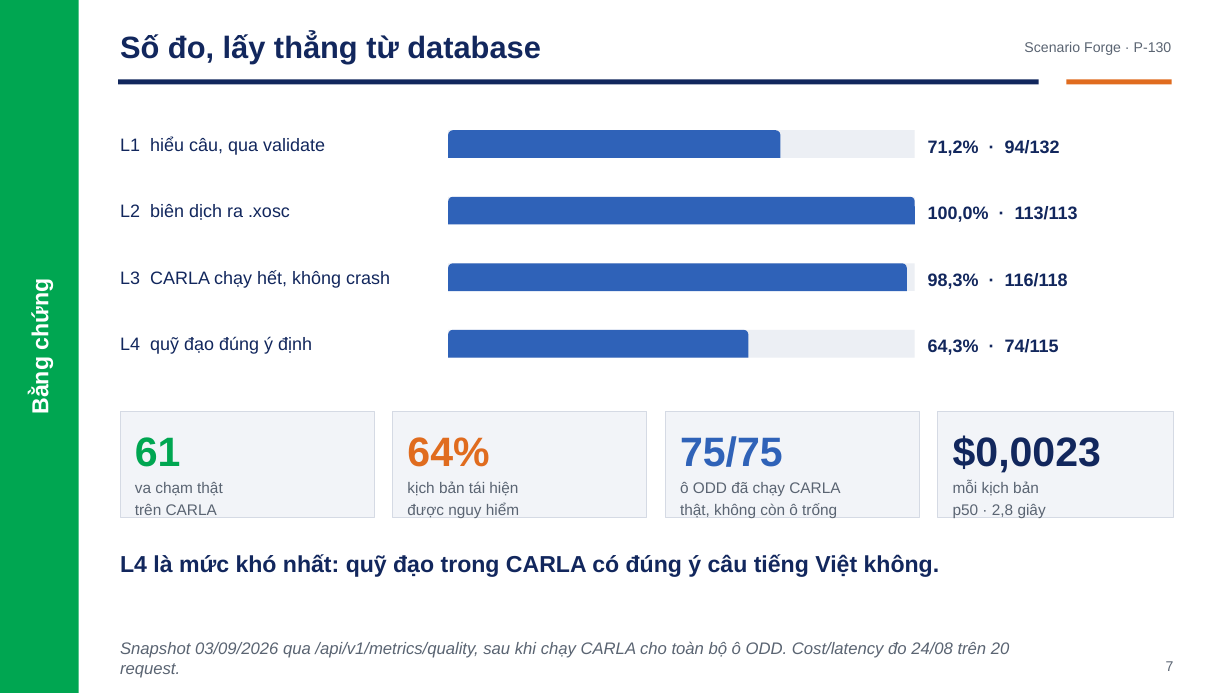
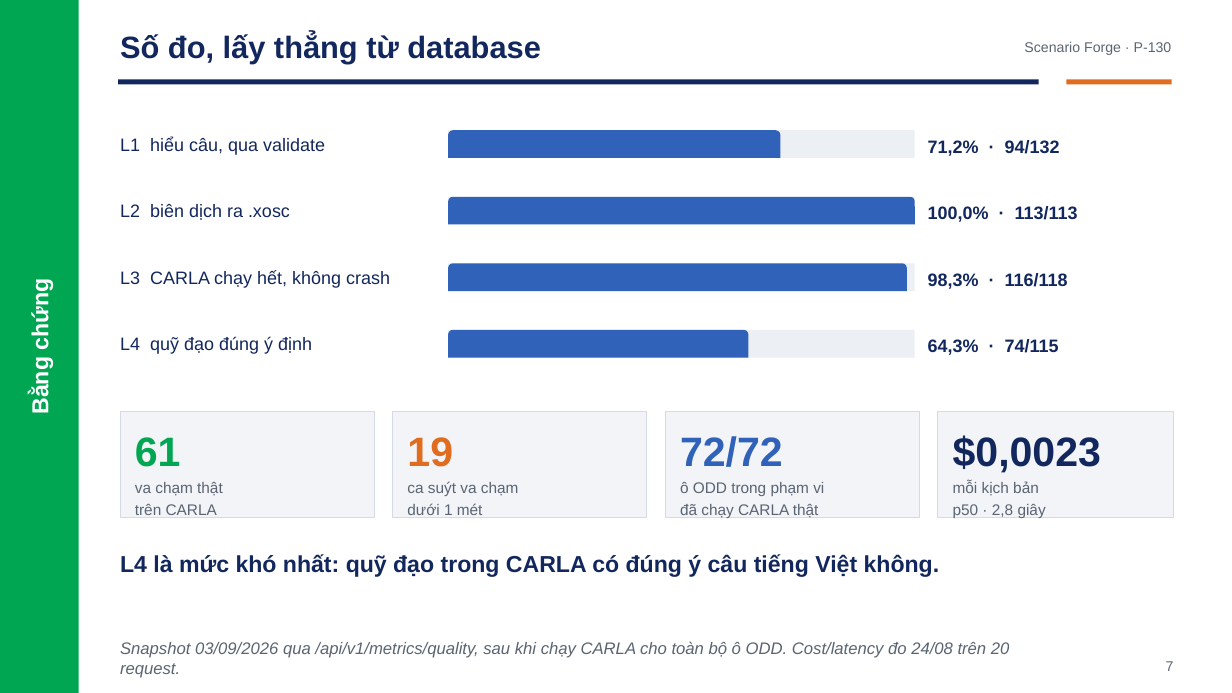
Before and after one commit to Menakanchi/nextjs-boilerplate, a slide deck: slide 7 of presentation/pitch_deck.pptx. Drawn at 1232x693 pixels with LibreOffice and Linux fonts; fonts in the diff are those of the drawing. Boxes give left, top, right and bottom in pixels: in the first picture for what was removed or moved away, otherwise in the second. Text is boxed around its words. In the diff, an @@ line names an element or a change of style, - is before the commit and + after.

```diff
--- a/presentation/pitch_deck.pptx
+++ b/presentation/pitch_deck.pptx
@@ text at (407, 437, 519, 515): text changed @@
-64%
-kịch bản tái hiện
-được nguy hiểm
+19
+ca suýt va chạm
+dưới 1 mét
@@ text at (680, 436, 824, 518): text changed @@
-75/75
-ô ODD đã chạy CARLA
-thật, không còn ô trống
+72/72
+ô ODD trong phạm vi
+đã chạy CARLA thật
```
Also in this commit, not shown: 13 other files.
